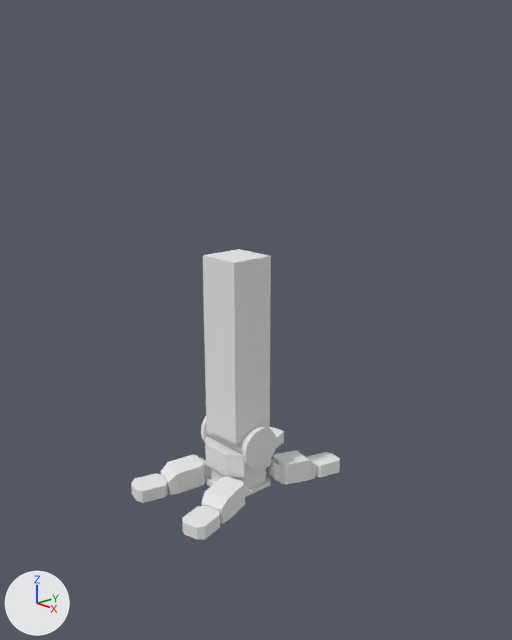
One commit to the Blender file mech001.blend: the scene before it, then after it.
Rendered twice from a camera (50 mm lens) standing at (26.0, -22.5, 19.2) and looking at (1.0, 0.3, 9.1). The axes (+X, +Y, +Z) are drawn at lower left. The lights are the same throughout.

The first picture shows 'Circle', 'Cube', 'finger.000', 'finger.001', 'finger.002', 'finger.003', 'foot.low'.
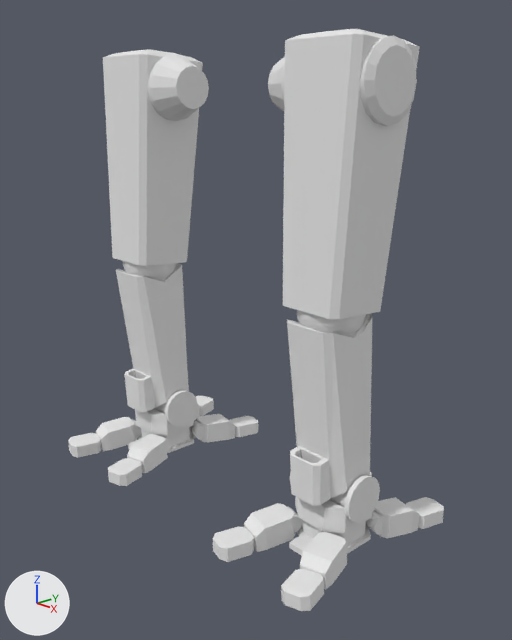
Diff of the bpy script that builds the scene:
```diff
--- a/mech001.blend.py
+++ b/mech001.blend.py
@@ col_leftgroup @@
+col_leftgroup = bpy.data.collections.new('LeftGroup')
+col_leftgroup.objects.link(ob_leg)
+col_leftgroup.objects.link(ob_cylinder)
+col_leftgroup.objects.link(ob_foot_upper)
+col_leftgroup.objects.link(ob_foot_midle)
+col_leftgroup.objects.link(ob_finger_001)
+col_leftgroup.objects.link(ob_finger_002)
+col_leftgroup.objects.link(ob_finger_000)
+col_leftgroup.objects.link(ob_finger_003)
+col_leftgroup.objects.link(ob_foot_lower)
@@ ob_cube @@
-ob_cube = bpy.data.objects.new('Cube', me_cube)
@@ ob_circle @@
-ob_circle = bpy.data.objects.new('Circle', me_circle_001)
@@ ob_finger_002 @@
 ob_finger_002 = bpy.data.objects.new('finger.002', me_finger)
-ob_finger_002.location = (-1.34, -1.22, 0.56)
+ob_finger_002.location = (-8.03, -1.22, 0.56)
 ob_finger_002.rotation_euler = (0.0843, 0.0226, 6.022)  # degrees (4.8, 1.3, 345)
@@ ob_finger_001 @@
 ob_finger_001 = bpy.data.objects.new('finger.001', me_finger)
-ob_finger_001.location = (1.39, -1.23, 0.56)
+ob_finger_001.location = (-5.3, -1.23, 0.56)
 ob_finger_001.rotation_euler = (0.0843, -0.0226, 6.544)  # degrees (4.8, -1.3, 15)
@@ ob_foot_low @@
-ob_foot_low = bpy.data.objects.new('foot.low', me_foot)
@@ ob_finger_003 @@
 ob_finger_003 = bpy.data.objects.new('finger.003', me_finger)
-ob_finger_003.location = (-1.34, 1.29, 0.56)
+ob_finger_003.location = (-8.03, 1.29, 0.56)
 ob_finger_003.rotation_euler = (0.0843, -0.0226, 3.402)  # degrees (4.8, -1.3, 195)
@@ ob_finger_000 @@
 ob_finger_000 = bpy.data.objects.new('finger.000', me_finger)
-ob_finger_000.location = (1.39, 1.28, 0.56)
+ob_finger_000.location = (-5.3, 1.28, 0.56)
 ob_finger_000.rotation_euler = (0.0843, 0.0226, 2.881)  # degrees (4.8, 1.3, 165)
@@ ob_rightgroup @@
+ob_rightgroup = bpy.data.objects.new('RightGroup', None)
+ob_rightgroup.location = (0.07, 0.0, 0.0)
+ob_rightgroup.scale = (-1.0, 1.0, 1.0)
+ob_rightgroup.instance_type = 'COLLECTION'
+ob_rightgroup.instance_collection = col_leftgroup
@@ ob_foot_lower @@
+ob_foot_lower = bpy.data.objects.new('foot.lower', me_foot_1)  # 66 vertices, 60 faces; spans x -1.55..1.54, y -2.33..1.54, z -2.59..-0.17; in mat_material (white #e7e7e7)
+ob_foot_lower.location = (-6.68, 0.0, 2.47)
@@ ob_leg @@
+ob_leg = bpy.data.objects.new('leg', me_cube_001)  # 116 vertices, 98 faces; spans x -1.97..1.97, y -1.97..1.97, z -9.58..2.37; in mat_material (white #e7e7e7)
+ob_leg.location = (-6.68, 0.0, 19.57)
+ob_leg.rotation_euler = (-0.0692, 0.0, 0.0)  # degrees (-4, 0, 0)
@@ ob_foot_upper @@
+ob_foot_upper = bpy.data.objects.new('foot.upper', me_cube_1)  # 52 vertices, 30 faces; spans x -1.25..1.25, y -1.78..1.3, z 0.32..7.05; in mat_material (white #e7e7e7)
+ob_foot_upper.location = (-6.68, 0.0, 2.32)
+ob_foot_upper.rotation_euler = (0.0794, 0.0, 0.0)  # degrees (4.5, 0, 0)
+ob_foot_upper.scale = (1.18, 1.18, 1.18)
@@ ob_foot_midle @@
+ob_foot_midle = bpy.data.objects.new('foot.midle', me_circle_001_1)  # 96 vertices, 82 faces; spans x -1.82..1.82, y -1.09..1.09, z -1.09..1.09; in mat_material (white #e7e7e7)
+ob_foot_midle.location = (-6.68, 0.0, 2.47)
@@ ob_cylinder @@
+ob_cylinder = bpy.data.objects.new('Cylinder', me_cylinder)  # 64 vertices, 50 faces; spans x -1.06..0.96, y -1.01..1.01, z -1.05..1.6; in mat_material (white #e7e7e7)
+ob_cylinder.location = (-6.68, 0.0, 20.04)
+ob_cylinder.rotation_euler = (0.0, 1.571, 0.0)  # degrees (0, 90, 0)
+ob_cylinder.scale = (1.57, 1.57, 2.2)
```

What differs and where, as boxes [x1, y1, x2, y2] in the pictures (512 x 640 px):
'RightGroup', added
    after: [213, 29, 444, 611]
'leg', added
    after: [103, 49, 203, 281]
'Cube', deleted
    before: [203, 249, 271, 444]
'foot.upper', added
    after: [116, 263, 189, 412]
'finger.001', moved
    before: [182, 476, 248, 539]
    after: [108, 434, 171, 486]
'finger.002', moved
    before: [131, 455, 211, 503]
    after: [68, 417, 141, 458]
'finger.000', moved
    before: [266, 451, 340, 484]
    after: [190, 414, 258, 443]
'Cylinder', added
    after: [147, 55, 209, 121]
'foot.low', deleted
    before: [205, 436, 271, 497]
'Circle', deleted
    before: [201, 416, 277, 469]
'foot.lower', added
    after: [128, 409, 195, 453]
'foot.midle', added
    after: [154, 390, 197, 427]
'finger.003', moved
    before: [270, 427, 284, 448]
    after: [194, 396, 214, 420]
